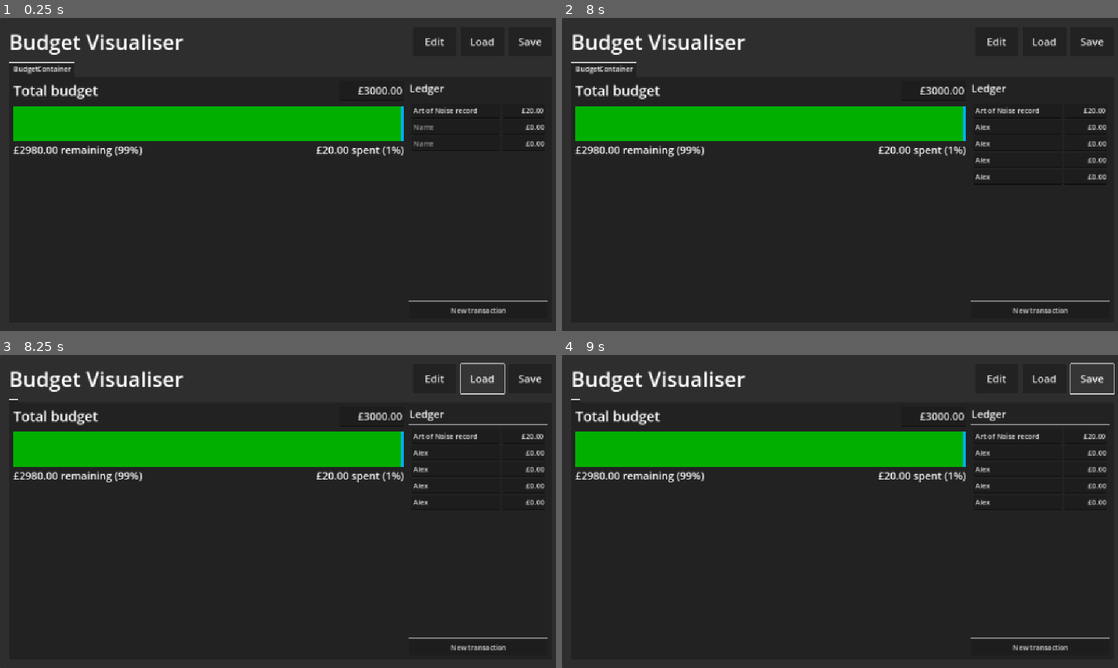
Above: before the commit, frames 1-4 (two rows, left to right).
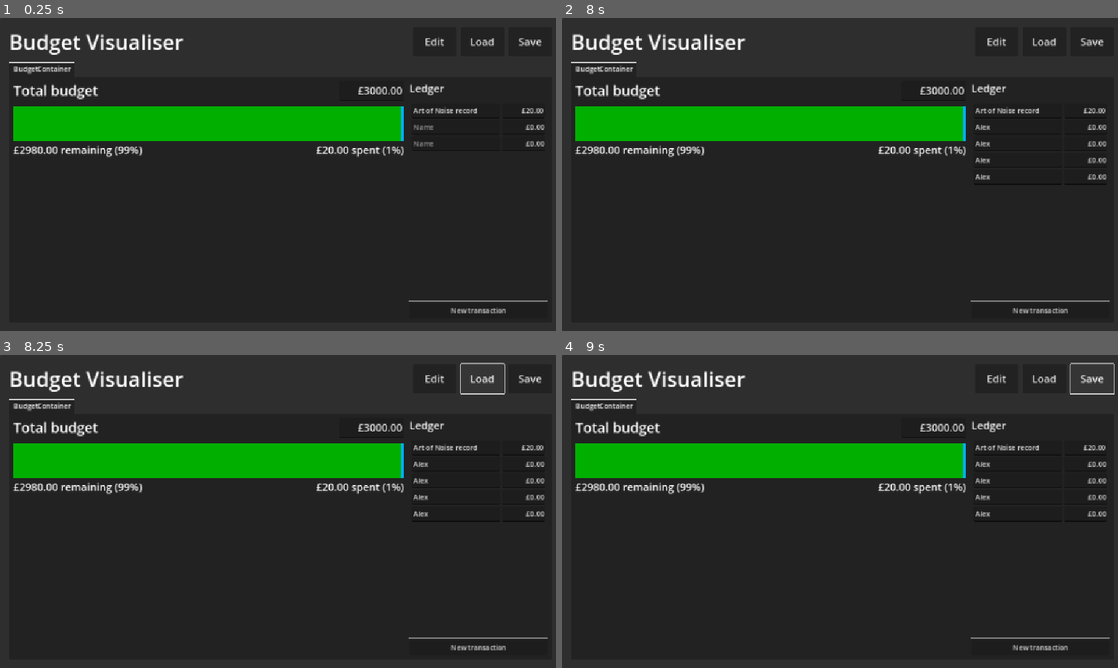
Above: after the commit, the same moments.

Repository: phrasmotica/budget-visualiser
Game: Godot game, scene res://app.tscn
The game is run twice, just before and just after one commit, with the same random seed, the same clock (stepped at 60 frames per second) and the same inputs.
Inputs (mouse positions are in pixels of both pictures, inside the frame that each line leads up to):
- Up to frame 1 (0.25 s): no input
- Up to frame 2 (8 s): click (1017, 127) at 0.52 s; type "Alex" at 0.6 s; click (1017, 143) at 0.75 s; type "Alex" at 0.83 s; click "New transaction" at 1.25 s; click (1017, 158) at 2.02 s; type "Alex" at 2.1 s; click "New transaction" at 2.75 s; click (1017, 177) at 3.52 s; type "Alex" at 3.6 s; click "Edit" at 4.25 s; click "Edit" at 5 s; click "Edit" at 5.75 s; click "New transaction" at 6.5 s; click "Cancel" at 7.25 s
- Up to frame 3 (8.25 s): click "Load" at 8 s
- Up to frame 4 (9 s): click "Save" at 8.75 s

Frames 1-2 are identical in both runs. In frame 3, 8.3% of the frame differs, in the area x 2-99%, y 14-52%; in frame 4, 8.3%.

Commit message:
Save budget data in file with budget ID in its name

Diff:
--- a/scripts/saver_loader.gd
+++ b/scripts/saver_loader.gd
@@ -1,13 +1,15 @@
 extends Node
 
 const SAVE_FILE: String = "user://savedata.tres"
+const SAVE_FILE_FORMAT: String = "user://budget-%d.tres"
 
 signal loaded_data(data: SaveData)
 
 func save_data(data: SaveData) -> bool:
-    ResourceSaver.save(data, SAVE_FILE)
+    var file_name = SAVE_FILE_FORMAT % data.id
+    ResourceSaver.save(data, file_name)
 
-    print("Saved " + data.name + " budget data to " + SAVE_FILE)
+    print("Saved " + data.name + " budget data to " + file_name)
 
     return true
 
